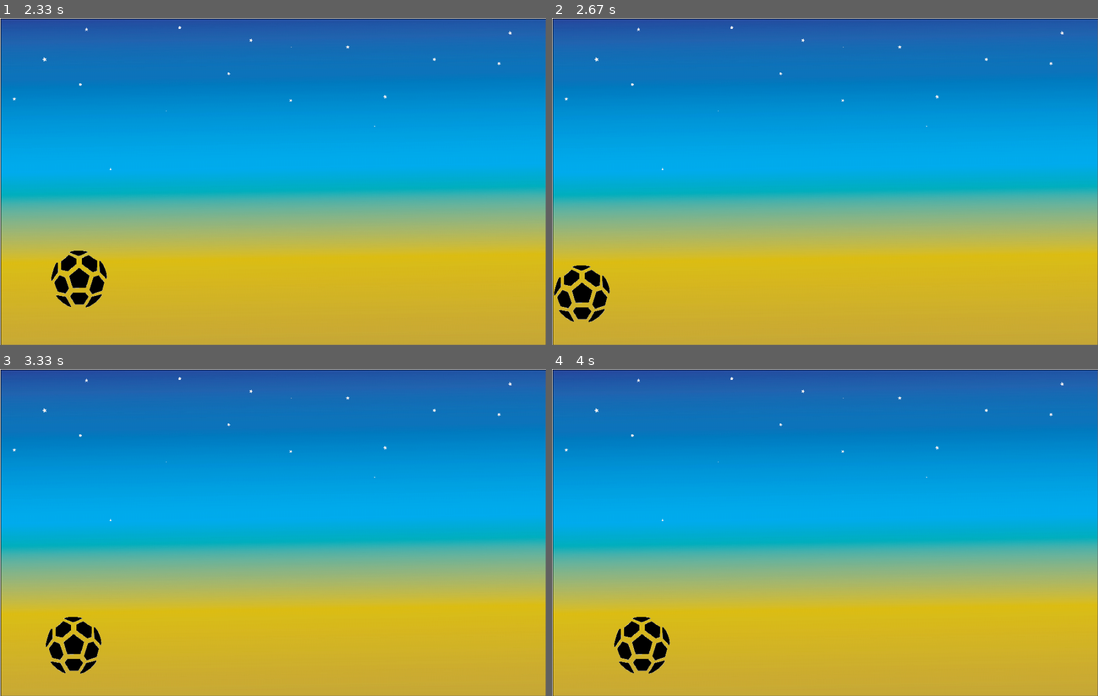
Above: before the commit, frames 1-4 (two rows, left to right).
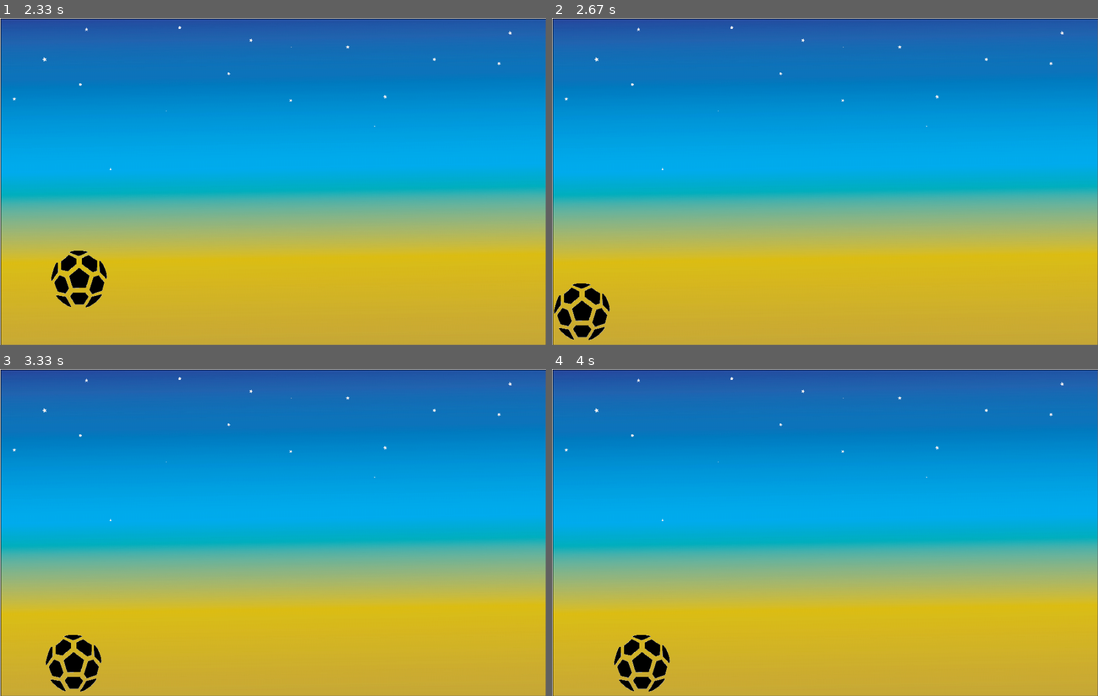
Above: after the commit, the same moments.

Repository: bhawesh2002/learning_path_to_PyGame
Game: pygame game, started from jumping obj/jumping_obj.py
Same seed, same stepped clock (60 frames per second), same inputs: the game is played once before the commit and once after it.
Inputs:
- Up to frame 1 (2.33 s): hold Right 0.33-0.8 s; hold Up 0.83-1.13 s; hold Right 1.17-1.63 s; hold Left 1.67-2.2 s; hold Left from 2.23 s (still down)
- Up to frame 2 (2.67 s): release Left at 2.63 s
- Up to frame 3 (3.33 s): hold Up 2.67-3.03 s; hold Right from 3.07 s (still down)
- Up to frame 4 (4 s): release Right at 3.7 s; hold Left from 3.73 s (still down)

Frame 1 is identical in both runs. In frame 2, 1.2% of the frame differs, in the area x 0-11%, y 75-99%; in frame 3, 1.2%, in the area x 8-19%, y 75-99%; in frame 4, 1.2%.

Commit message:
add new restrictions

Diff:
--- a/jumping obj/jumping_obj.py
+++ b/jumping obj/jumping_obj.py
@@ -34,8 +34,8 @@
             sys.exit()
     if(pygame.key.get_pressed()[pygame.K_RIGHT]):
         x_dir += 5
-        if(x_dir > 850):
-            x_dir = 850
+        if(x_dir > 885):
+            x_dir = 885
     if (pygame.key.get_pressed()[pygame.K_LEFT]):
         x_dir -= 5
         if(x_dir < 0):
@@ -44,7 +44,7 @@
         y_dir -= 5
         if(y_dir < 0):
             y_dir = 0
-    if(y_dir < height - 150):
+    if(y_dir < height - 115):
         y_dir += 3
         if(y_dir < height/2):
             y_dir += 1
